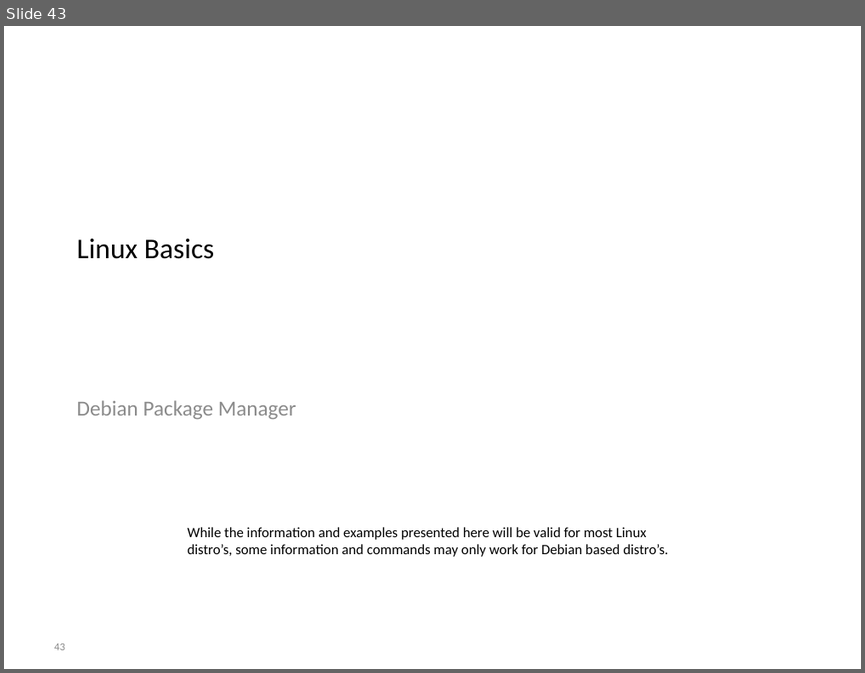
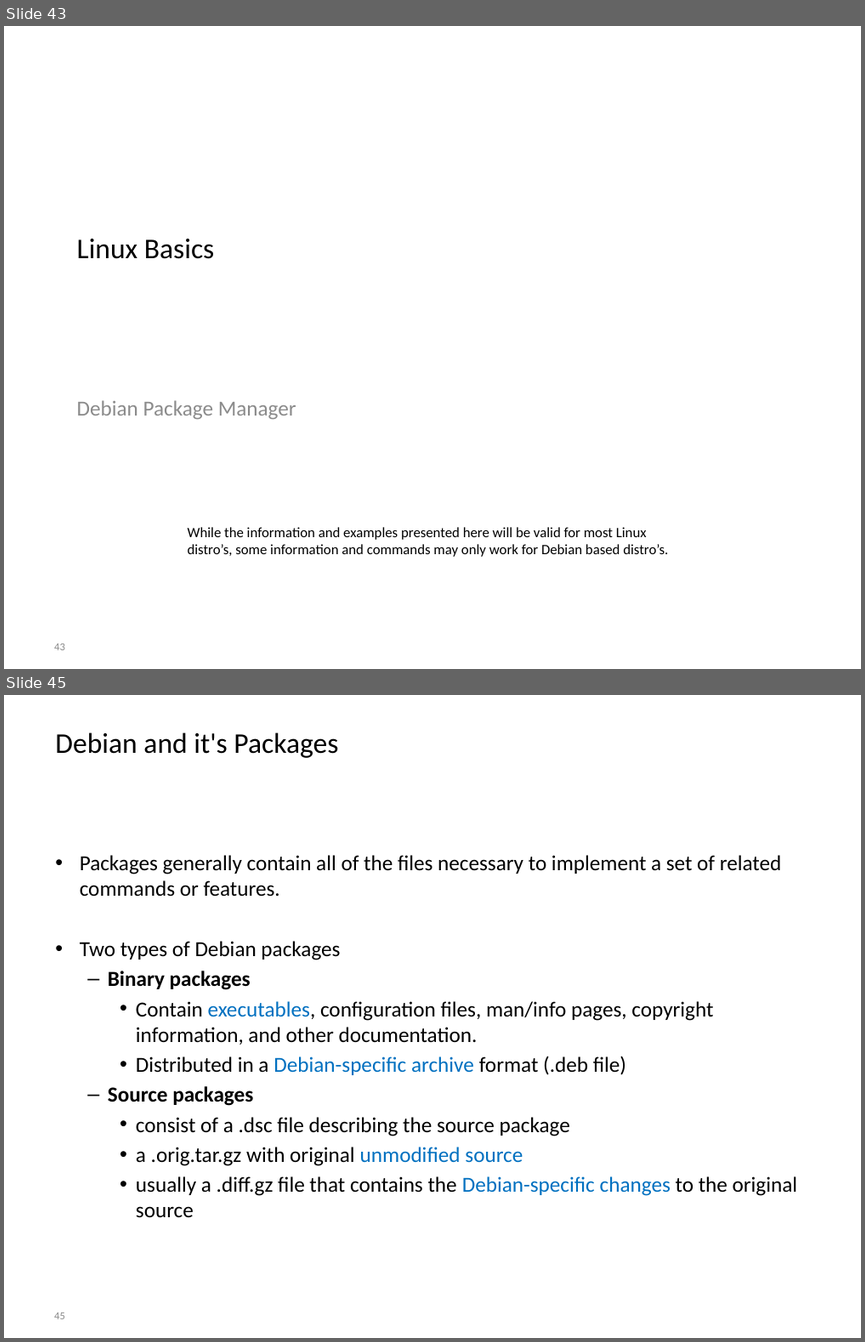
Before and after one commit to BioBoost/multimediatechnieken, a slide deck: slides/introduction_to_linux.pptx. Shown one above the other, each under a label of ours: slide 43 before the commit, slides 43 and 45 after it; the slides between them are not shown. The pictures are 865x673 and 865x1342 pixels, drawn with LibreOffice and Linux fonts; fonts in the diff are those of the drawing; background and template pictures are left out. Boxes give left, top, right and bottom in pixels: in the first picture for what was removed or moved away, otherwise in the second. Text is boxed around its words. In the diff, an @@ line names an element or a change of style, - is before the commit and + after.

Commit message:
Add slides on apt-get and package managers

```diff
--- a/slides/introduction_to_linux.pptx
+++ b/slides/introduction_to_linux.pptx
@@ slide 45 added at bbox=[4, 695, 861, 1338], background picture (left out) @@
@@ title added at bbox=[55, 732, 338, 758], 24 pt, text #000000 @@
+Debian and it's Packages
@@ text added at bbox=[80, 855, 797, 1218], 18 pt, text #000000 @@
+• Packages generally contain all of the files necessary to implement a set of related commands or features.
+• Two types of Debian packages
+  – Binary packages
+    • Contain executables, configuration files, man/info pages, copyright information, and other documentation.
+    • Distributed in a Debian-specific archive format (.deb file)
+  – Source packages
+    • consist of a .dsc file describing the source package
+    • a .orig.tar.gz with original unmodified source
+    • usually a .diff.gz file that contains the Debian-specific changes to the original source
@@ page number added at bbox=[54, 1312, 65, 1319], 9 pt, text #8C8C8C @@
+45
```
Also in this commit, not shown: 9 other slides added, 1 other file.
